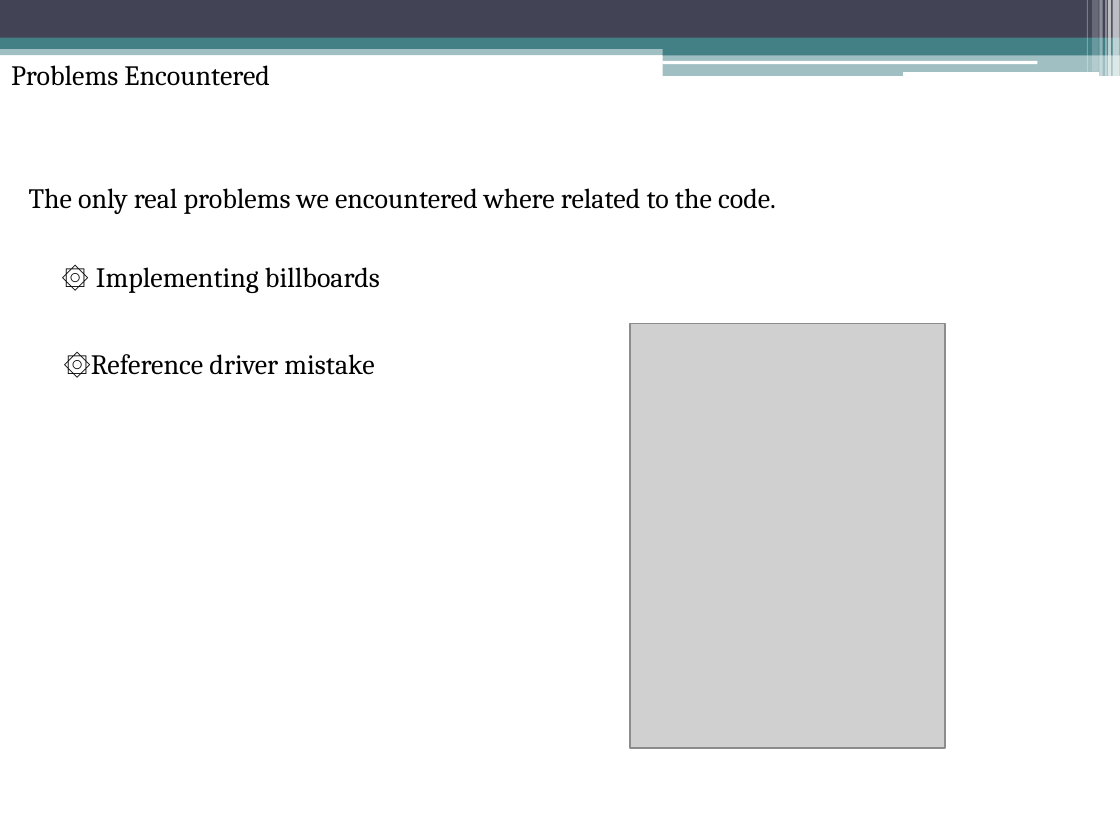
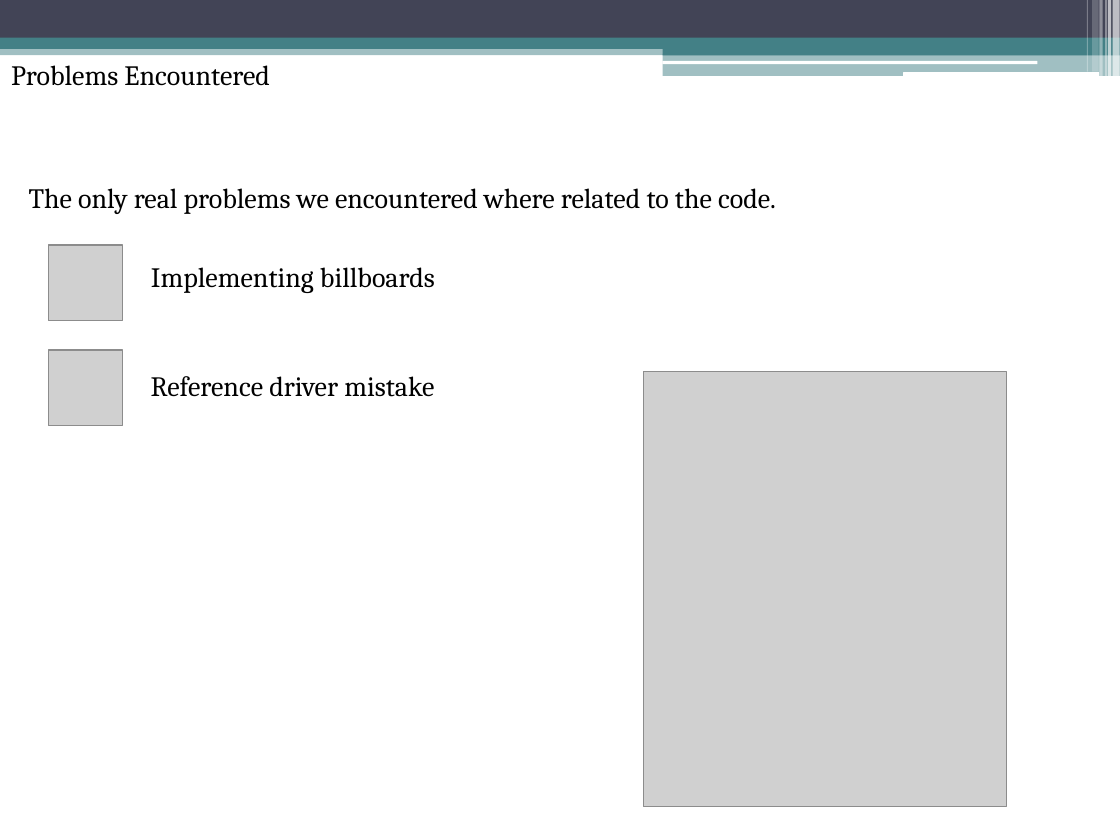
Before and after one commit to rasmustilljander/FOOT_Pacman, a slide deck: slide 6 of Reports/L4/Presentation/Presentation.pptx. Drawn at 1120x840 pixels with LibreOffice and Linux fonts; fonts in the diff are those of the drawing; grey boxes stand for pictures. Boxes give left, top, right and bottom in pixels: in the first picture for what was removed or moved away, otherwise in the second. Text is boxed around its words. In the diff, an @@ line names an element or a change of style, - is before the commit and + after.

```diff
--- a/Reports/L4/Presentation/Presentation.pptx
+++ b/Reports/L4/Presentation/Presentation.pptx
@@ picture added at bbox=[48, 245, 122, 321] @@
@@ text at bbox=[151, 267, 435, 293]: text changed @@
-۞ Implementing billboards
+Implementing billboards
@@ picture added at bbox=[48, 349, 122, 426] @@
@@ text at bbox=[151, 376, 434, 397]: text changed @@
-۞Reference driver mistake
+Reference driver mistake
@@ picture: place and size @@
-picture at bbox=[631, 324, 945, 748]
+picture at bbox=[643, 372, 1006, 808]
```
Also in this commit, not shown: 7 other slides changed.
